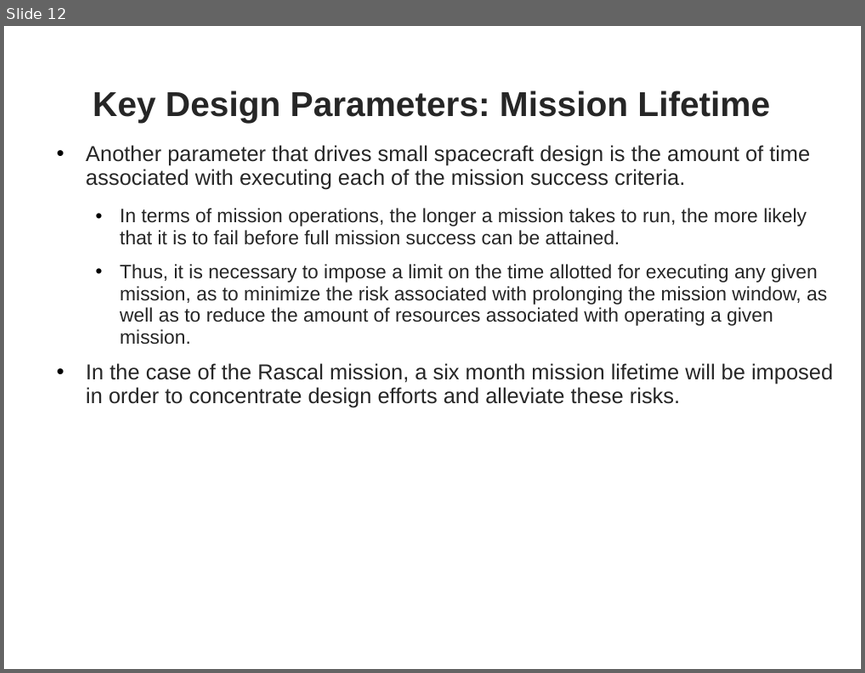
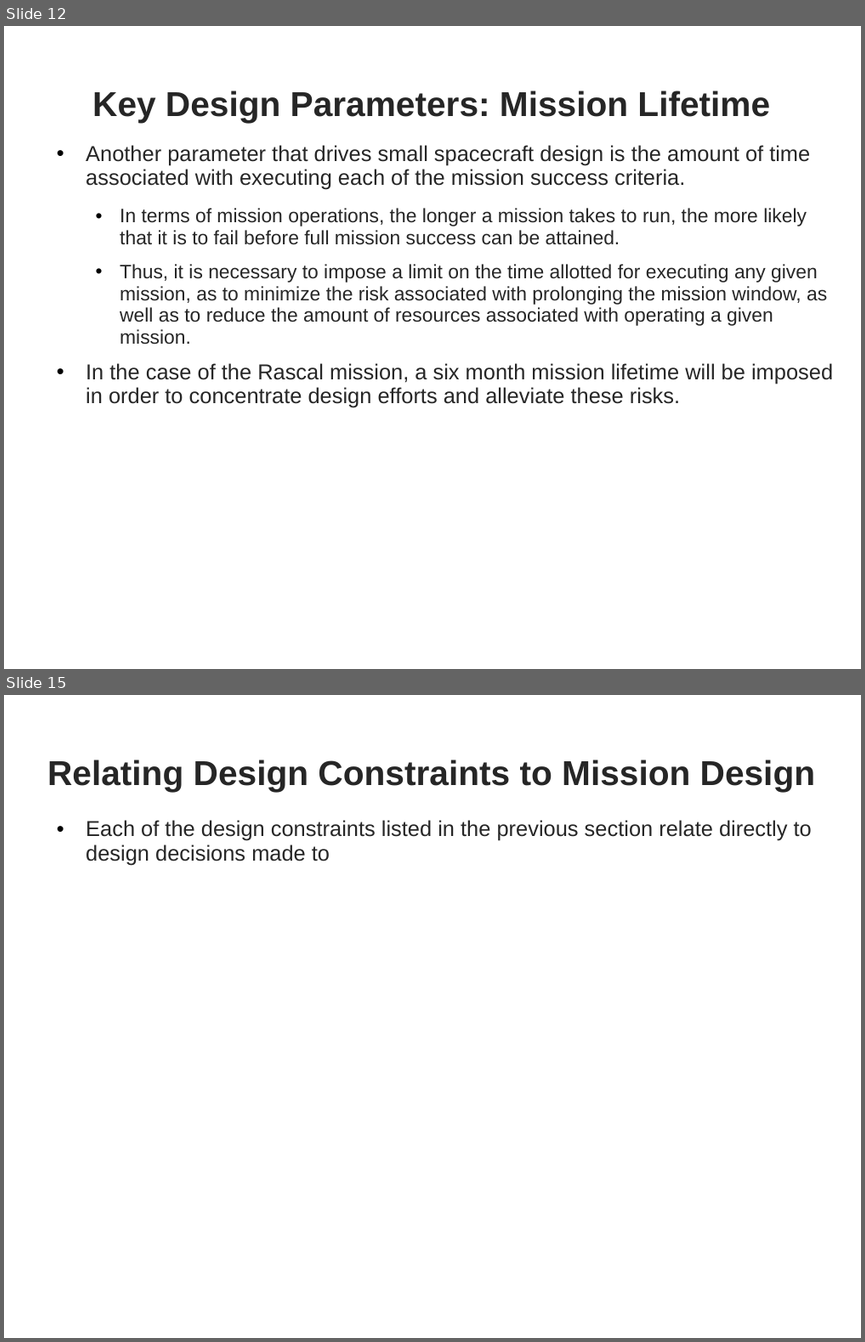
Before and after one commit to RascalSeniorDesign/Preliminary-Design, a slide deck: CMQA/Presentations/First Semester Presentation.pptx. Shown one above the other, each under a label of ours: slide 12 before the commit, slides 12 and 15 after it; the slides between them are not shown. The pictures are 865x673 and 865x1342 pixels, drawn with LibreOffice and Linux fonts; fonts in the diff are those of the drawing; background and template pictures are left out. Boxes give left, top, right and bottom in pixels: in the first picture for what was removed or moved away, otherwise in the second. Text is boxed around its words. In the diff, an @@ line names an element or a change of style, - is before the commit and + after.

Commit message:
finished up to design constraints

```diff
--- a/CMQA/Presentations/First Semester Presentation.pptx
+++ b/CMQA/Presentations/First Semester Presentation.pptx
@@ slide 15 added at (4,695,861,1338), background picture (left out) @@
@@ title added at (47,760,815,792), 32 pt, text #262626, bold @@
+Relating Design Constraints to Mission Design
@@ text added at (86,820,812,865), 20 pt, text #262626 @@
+• Each of the design constraints listed in the previous section relate directly to design decisions made to
@@ page number added at (815,1315,846,1338), 14 pt, text #FFFFFF @@
+15
```
Also in this commit, not shown: 2 other slides added.
